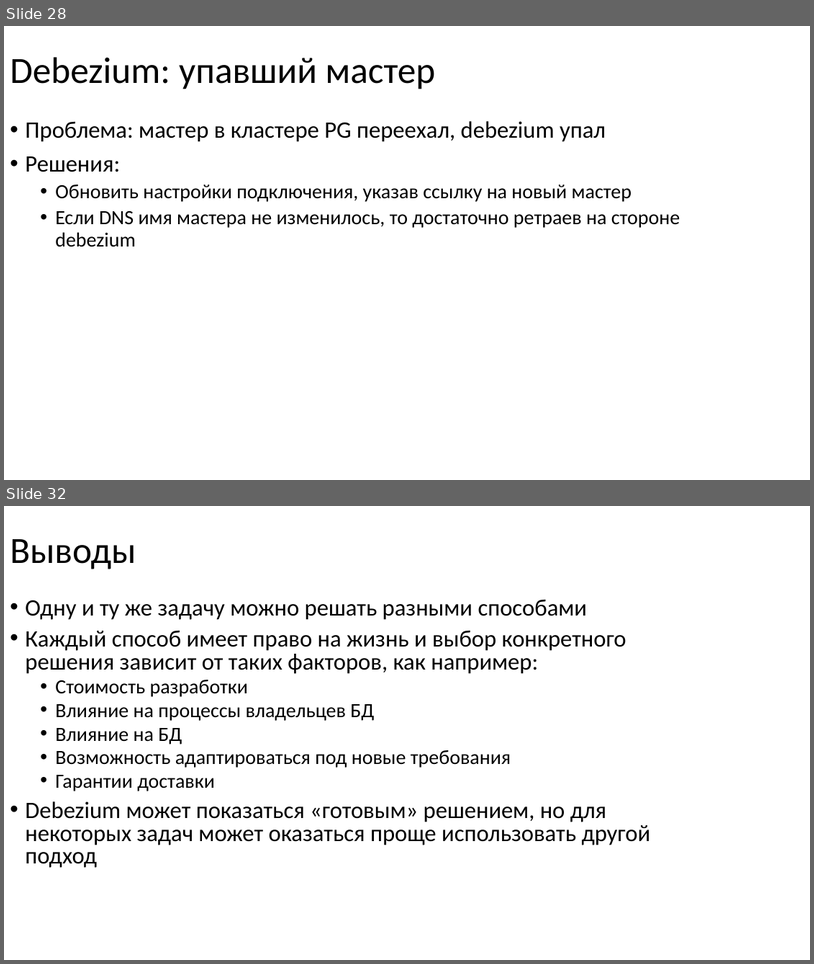
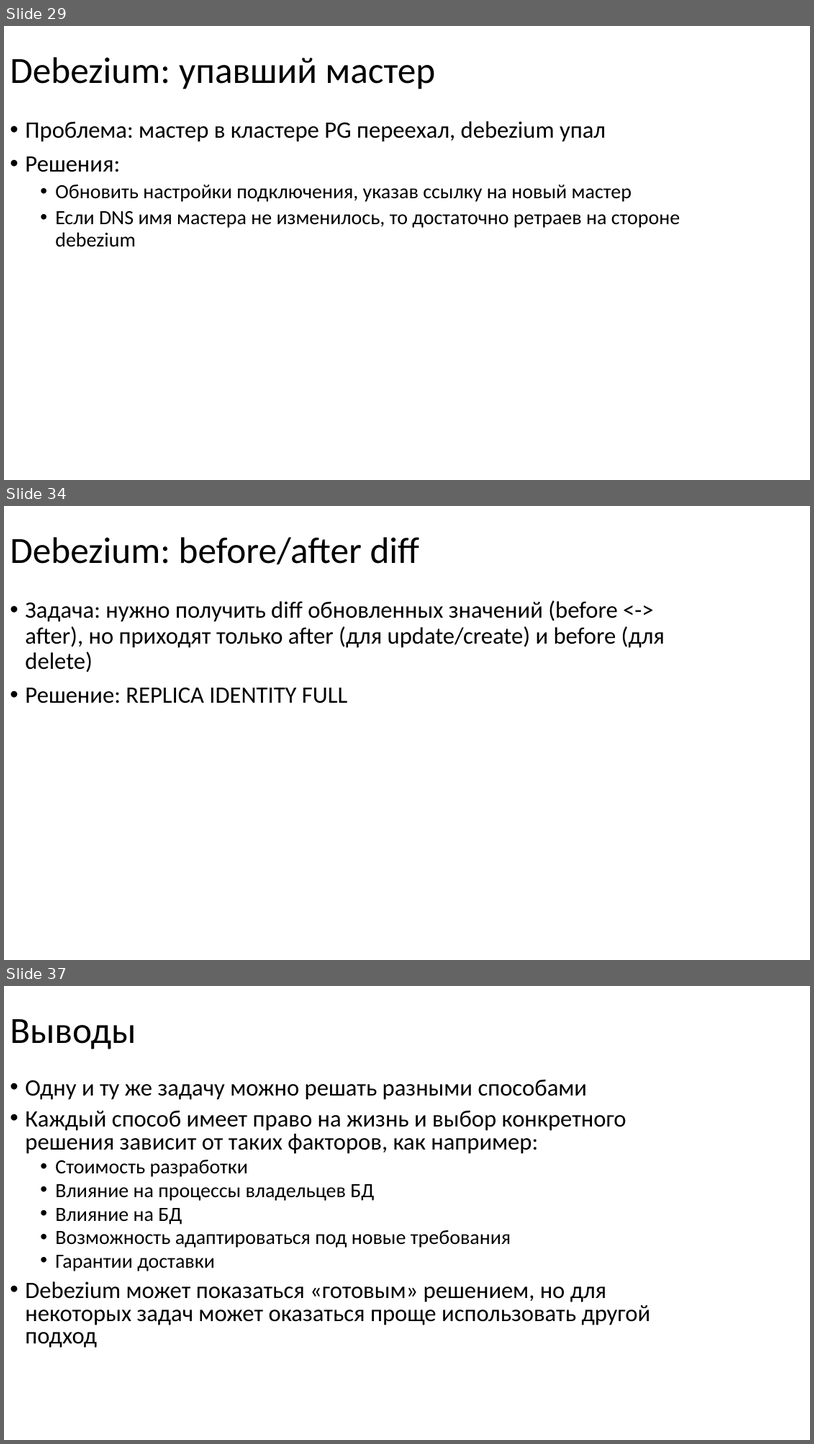
Before and after one commit to nryanov/presentations, a slide deck: smartdata/cdc-via-debezium/debezium-smartdata2025.pptx. Shown one above the other, each under a label of ours: slides 28 and 32 before the commit, slides 29, 34 and 37 after it; the slides between them are not shown. The pictures are 814x964 and 814x1444 pixels, drawn with LibreOffice and Linux fonts; fonts in the diff are those of the drawing. Boxes give left, top, right and bottom in pixels: in the first picture for what was removed or moved away, otherwise in the second. Text is boxed around its words. In the diff, an @@ line names an element or a change of style, - is before the commit and + after.

Commit message:
doc: update debezium presentation

```diff
--- a/smartdata/cdc-via-debezium/debezium-smartdata2025.pptx
+++ b/smartdata/cdc-via-debezium/debezium-smartdata2025.pptx
@@ slide 34 added at (4, 506, 810, 960), background #FFFFFF @@
@@ title added at (10, 537, 420, 565), 44 pt, text #000000 @@
+Debezium: before/after diff
@@ text added at (25, 600, 665, 703), 28 pt, text #000000 @@
+• Задача: нужно получить diff обновленных значений (before <-> after), но приходят только after (для update/create) и before (для delete)
+• Решение: REPLICA IDENTITY FULL
@@ what was slide 28 is now slide 29 @@
@@ what was slide 32 is now slide 37 @@
```
Also in this commit, not shown: 3 slides changed, 4 other slides added.
